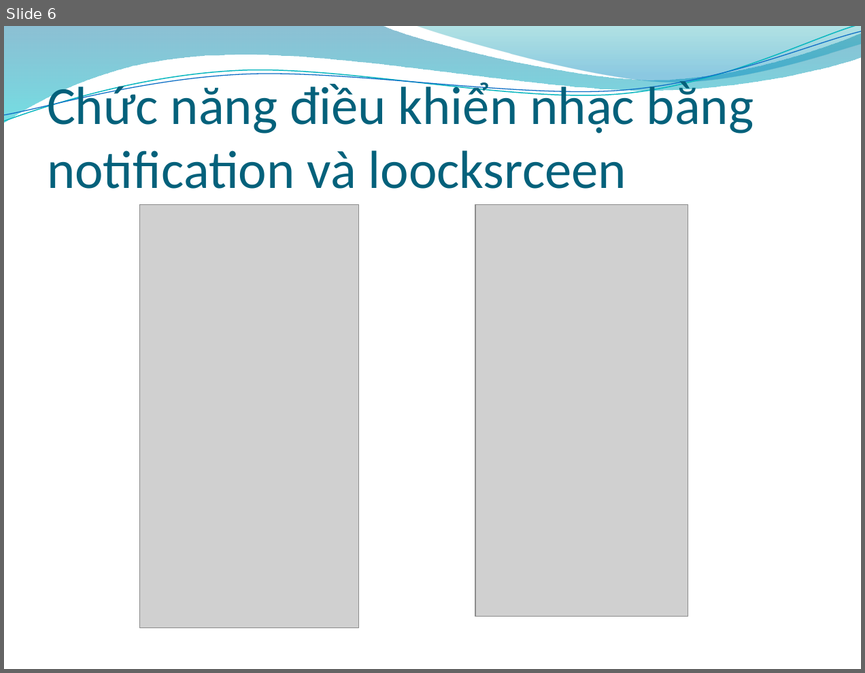
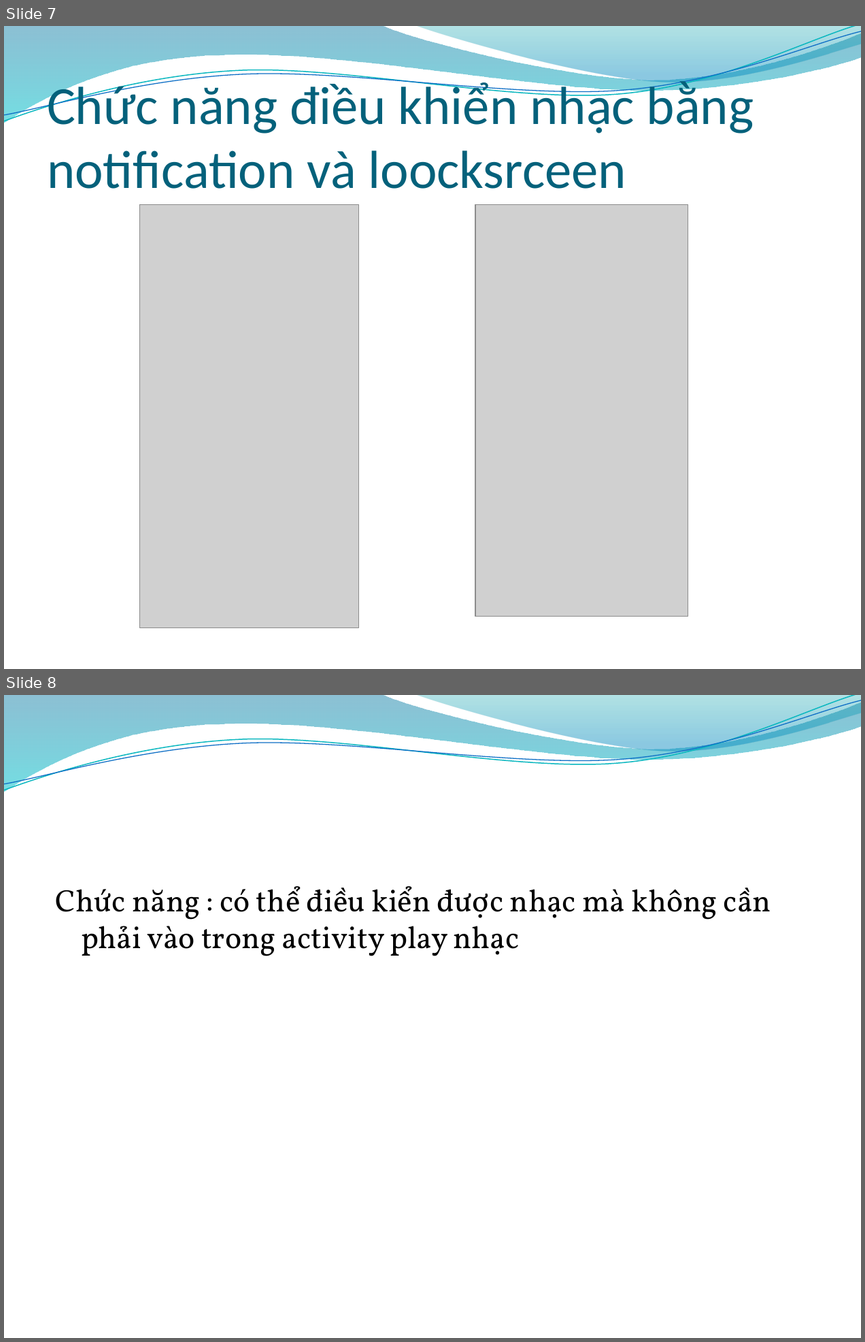
Before and after one commit to TVO-Batch8/ZingMP3-Android, a slide deck: Document/NguyenThaiSon.pptx. Shown one above the other, each under a label of ours: slide 6 before the commit, slides 7 and 8 after it. The pictures are 865x673 and 865x1342 pixels, drawn with LibreOffice and Linux fonts; fonts in the diff are those of the drawing; grey boxes stand for pictures; background and template pictures are left out. Boxes give left, top, right and bottom in pixels: in the first picture for what was removed or moved away, otherwise in the second. Text is boxed around its words. In the diff, an @@ line names an element or a change of style, - is before the commit and + after.

```diff
--- a/Document/NguyenThaiSon.pptx
+++ b/Document/NguyenThaiSon.pptx
@@ slide 8 added at (x1=4, y1=695, x2=861, y2=1338), background picture (left out); not listed: 4 template elements that a slide beside it also shows @@
@@ text added at (x1=55, y1=886, x2=771, y2=956), 26 pt, text #000000 @@
+Chức năng : có thể điều kiển được nhạc mà không cần phải vào trong activity play nhạc
@@ what was slide 6 is now slide 7 @@
```
Also in this commit, not shown: 1 slide changed, 1 other slide added.
